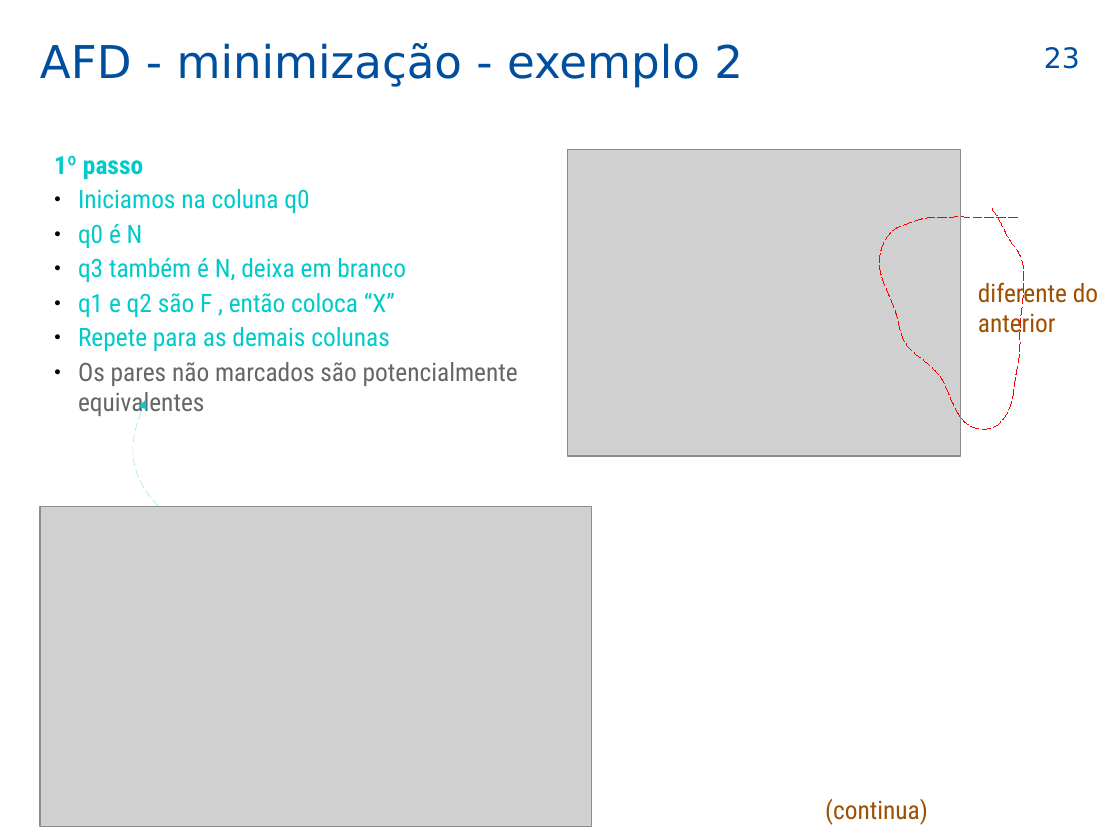
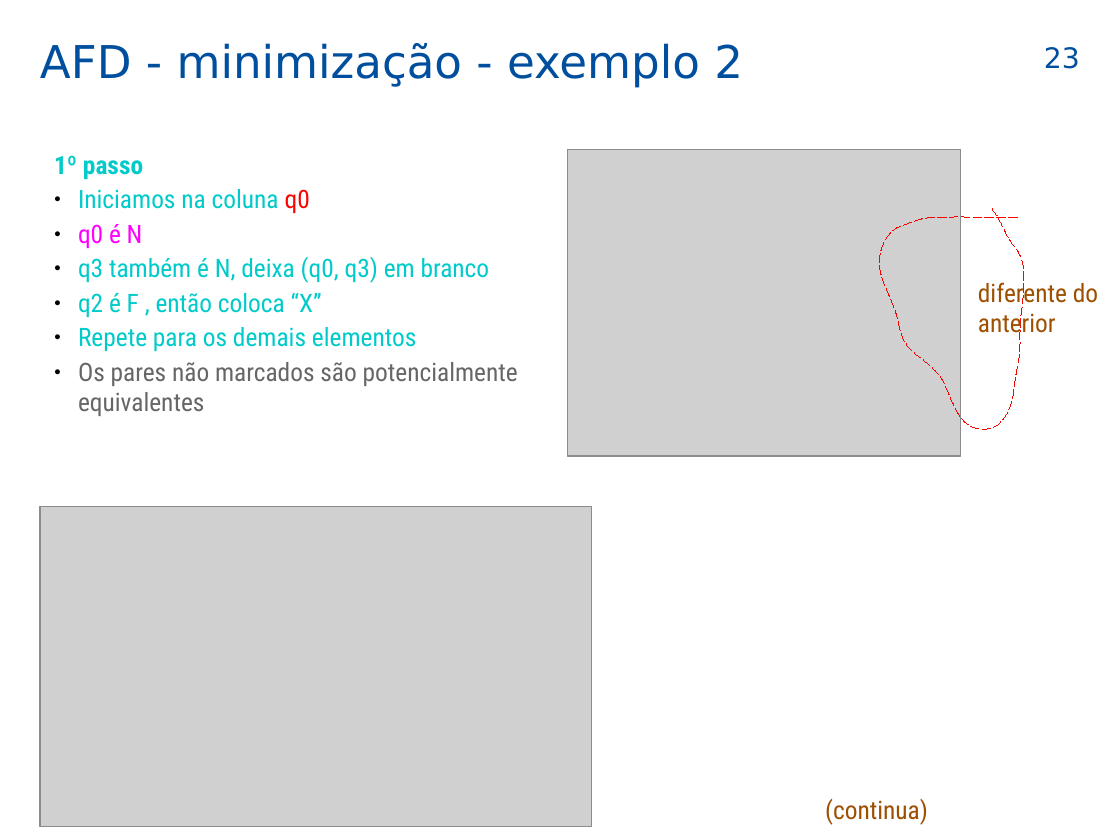
Before and after one commit to efurlanm/teaching, a slide deck: slide 23 of lfa/LFA-22-automatos_2025-04-02.odp. Drawn at 1120x840 pixels with LibreOffice and Linux fonts; fonts in the diff are those of the drawing; grey boxes stand for pictures; background and template pictures are left out. Boxes give left, top, right and bottom in pixels: in the first picture for what was removed or moved away, otherwise in the second. Text is boxed around its words. In the diff, an @@ line names an element or a change of style, - is before the commit and + after.

```diff
--- a/lfa/LFA-22-automatos_2025-04-02.odp
+++ b/lfa/LFA-22-automatos_2025-04-02.odp
@@ text at [78,189,310,248]: text colour #00CACA to #FF0000 in "q0"; text colour #00CACA to #FF00FF in "q0 é N" @@
@@ text at [78,257,490,351]: text changed @@
-● q3 também é N, deixa em branco
-● q1 e q2 são F , então coloca “X”
-● Repete para as demais colunas
+● q3 também é N, deixa (q0, q3) em branco
+● q2 é F , então coloca “X”
+● Repete para os demais elementos
@@ freeform shape removed at [136,400,159,507] @@
```
Also in this commit, not shown: 17 other slides changed, 1 other file.
